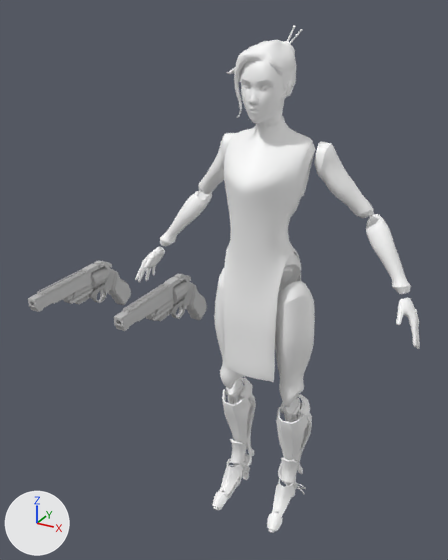
The FBX model Penteract/Assets/Characters/Fang/Fang_Animations.fbx: old version first, new version second.
Camera for both pictures: a 50 mm camera at (0.661, -1.42, 1.484) aimed at (-0.009, -0.203, 0.875). The axes (+X, +Y, +Z) are drawn at lower left. The lights are the same throughout. Where no turn or scale is listed for an object, it has been applied to the vertices.

In view in the first picture: 'FangGunLeft', 'FangGunRight', 'Fang_LowPoly'.
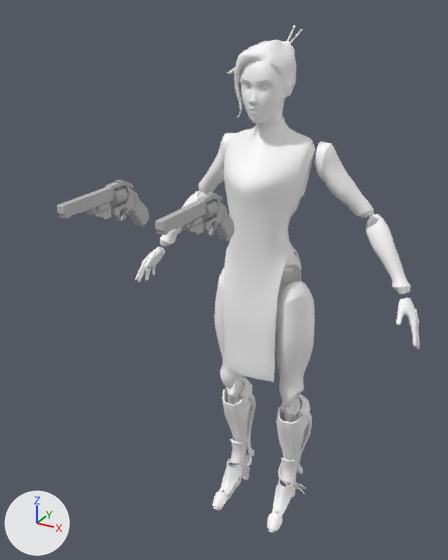
The edits, one by one:
Material 'lambert2' (mat_lambert2) is new.
Its base color is (0.5, 0.5, 0.5) (grey #bcbcbc).
Mesh me_mesh_001_1 is new.
It has 618 vertices, 1192 faces and spans x -0.106..-0.075, y -0.662..-0.412, z 1.062..1.176.
It uses material mat_lambert2 (grey #bcbcbc).
Mesh me_mesh_002_1 is new.
It has 618 vertices, 1192 faces and spans x 0.086..0.118, y -0.641..-0.391, z 1.058..1.172.
It uses material mat_lambert2 (grey #bcbcbc).
Object 'FangGunLeft' (ob_fanggunleft) is deleted.
Object 'FangGunRight' (ob_fanggunright) is deleted.
Object 'RightGun' (ob_rightgun) is new; it shows me_mesh_001_1.
Its location is (0.0, 0.017, 0.0).
Object 'LeftGun' (ob_leftgun) is new; it shows me_mesh_002_1.
Its location is (0.0, 0.017, 0.0).

Where the change shows, as pixel boxes (x1, y1, x2, y2) in the pictures (448 x 560 px):
'FangGunRight', deleted
    before: (28, 261, 131, 312)
'FangGunLeft', deleted
    before: (114, 274, 207, 331)
'RightGun', added
    after: (57, 180, 149, 227)
'LeftGun', added
    after: (155, 192, 234, 242)
